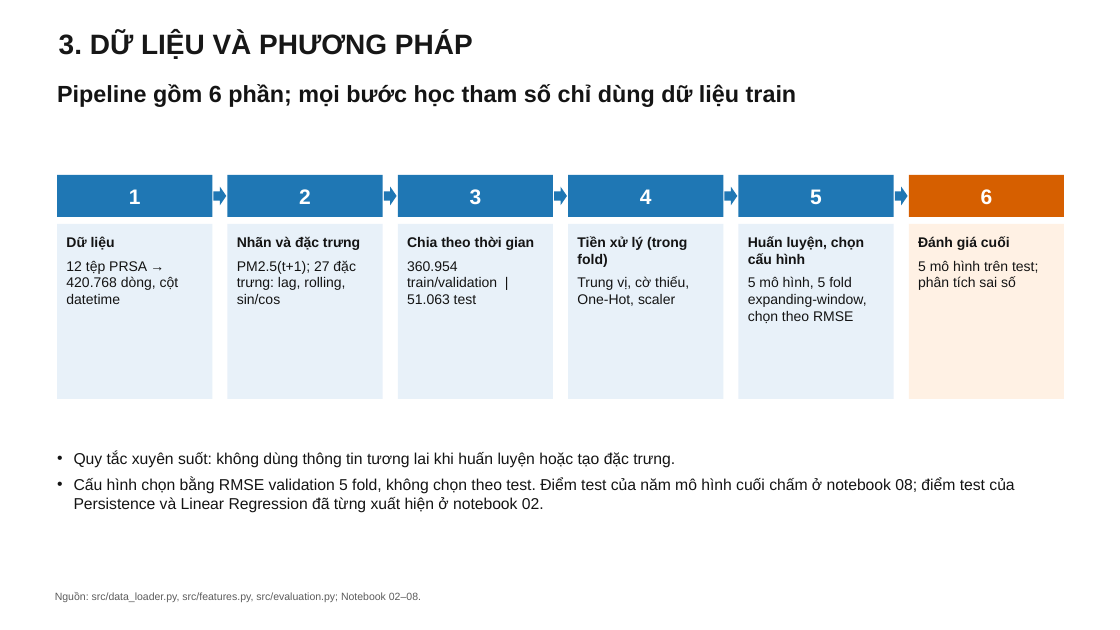
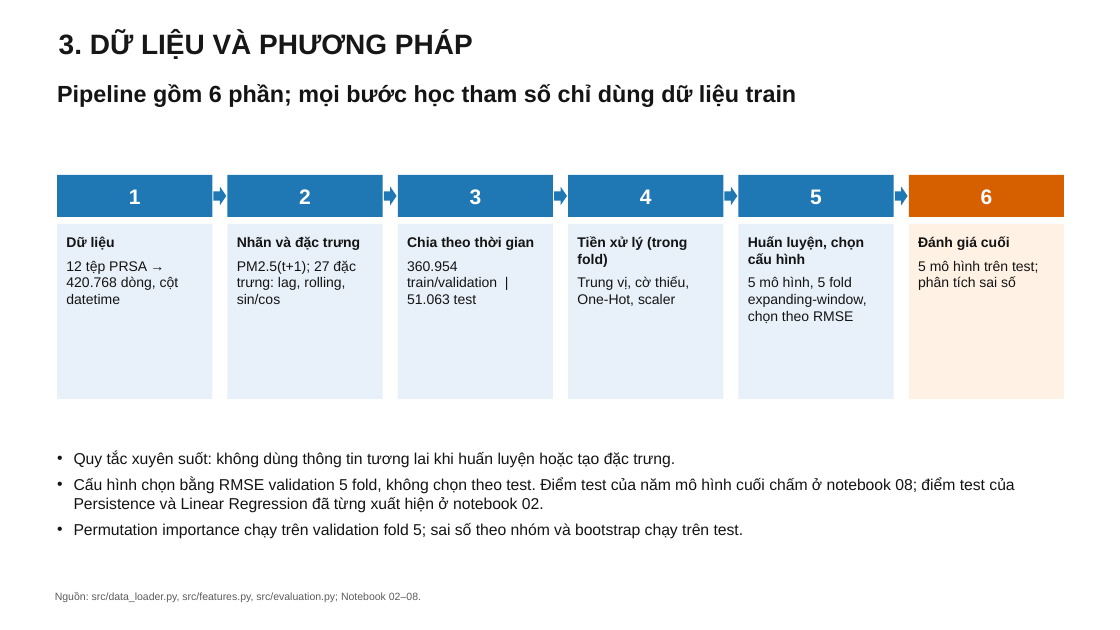
Before and after one commit to bjruly/sgu_finalproject_machinelearning_2026-2027, a slide deck: slide 10 of docs/Nhom10__Slide.pptx. Drawn at 1120x630 pixels with LibreOffice and Linux fonts; fonts in the diff are those of the drawing. Boxes give left, top, right and bottom in pixels: in the first picture for what was removed or moved away, otherwise in the second. Text is boxed around its words. In the diff, an @@ line names an element or a change of style, - is before the commit and + after.

Commit message:
Revise the slides: readable tables, softer overfitting claims, team shares
Bảng ở slide chính dùng chữ 14 pt (phụ lục 13-14 pt) sau khi rút gọn nội
dung; sửa lời bình overfitting và bootstrap theo rà soát; slide phân công
có tỷ lệ đóng góp; sửa tham chiếu Hình 9 và đơn vị R².

```diff
--- a/docs/Nhom10__Slide.pptx
+++ b/docs/Nhom10__Slide.pptx
@@ text at <box>74,523,744,539</box>: paragraph added @@
+• Permutation importance chạy trên validation fold 5; sai số theo nhóm và bootstrap chạy trên test.
```
Also in this commit, not shown: 18 other slides changed.
